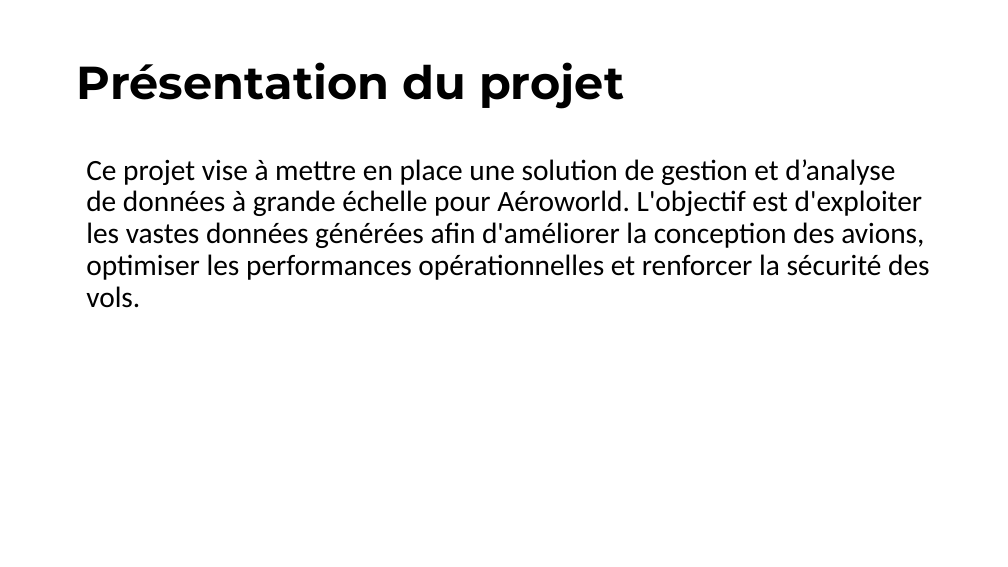
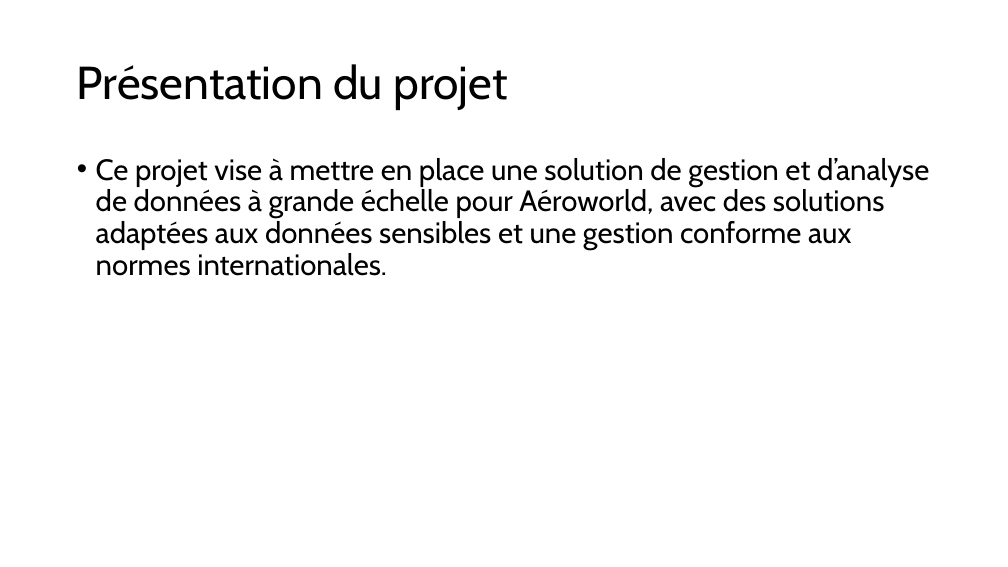
Before and after one commit to obenmaha/Download, a slide deck: slide 2 of Trame cahier des charges.pptx (slide 3 before the commit). Drawn at 1008x567 pixels with LibreOffice and Linux fonts; fonts in the diff are those of the drawing. Boxes give left, top, right and bottom in pixels: in the first picture for what was removed or moved away, otherwise in the second. Text is boxed around its words. In the diff, an @@ line names an element or a change of style, - is before the commit and + after.

```diff
--- a/Trame cahier des charges.pptx
+++ b/Trame cahier des charges.pptx
@@ title "Présentation du projet" at (x1=77, y1=64, x2=508, y2=110): font Montserrat to Cabin, bold off @@
@@ text at (x1=96, y1=158, x2=929, y2=276): text changed; font Calibri to Cabin @@
-Ce projet vise à mettre en place une solution de gestion et d’analyse de données à grande échelle pour Aéroworld. L'objectif est d'exploiter les vastes données générées afin d'améliorer la conception des avions, optimiser les performances opérationnelles et renforcer la sécurité des vols.
+• Ce projet vise à mettre en place une solution de gestion et d’analyse de données à grande échelle pour Aéroworld, avec des solutions adaptées aux données sensibles et une gestion conforme aux normes internationales.
```
Also in this commit, not shown: 6 other slides changed, 2 slides added, 7 slides removed.
